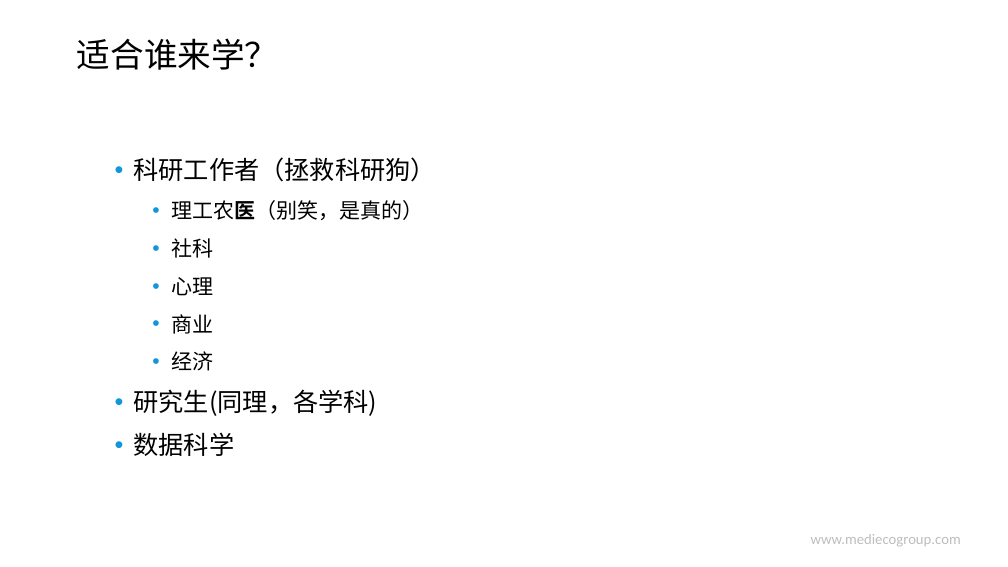
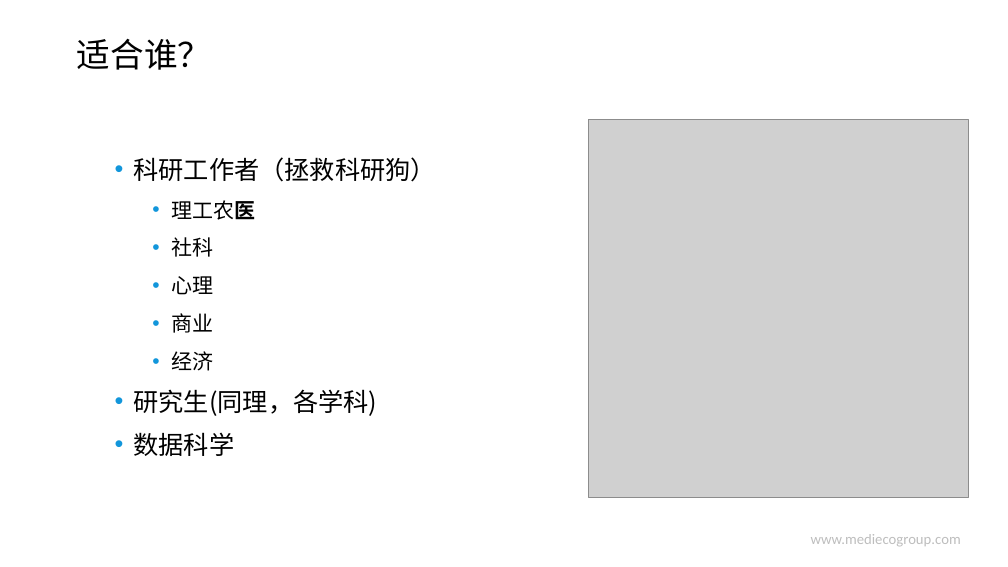
Before and after one commit to hao203/rmd_china, a slide deck: slide 13 of slides/00.Introduction/00.pptx (slide 11 before the commit). Drawn at 1008x567 pixels with LibreOffice and Linux fonts; fonts in the diff are those of the drawing; grey boxes stand for pictures; background and template pictures are left out. Boxes give left, top, right and bottom in pixels: in the first picture for what was removed or moved away, otherwise in the second. Text is boxed around its words. In the diff, an @@ line names an element or a change of style, - is before the commit and + after.

```diff
--- a/slides/00.Introduction/00.pptx
+++ b/slides/00.Introduction/00.pptx
@@ title at box(77, 39, 211, 70): text changed @@
-适合谁来学？
+适合谁？
@@ picture added at box(589, 119, 969, 498) @@
@@ text at box(171, 200, 255, 220): text changed @@
-    • 理工农医（别笑，是真的）
+    • 理工农医
```
Also in this commit, not shown: 8 other slides changed, 2 slides removed, 2 other files.
